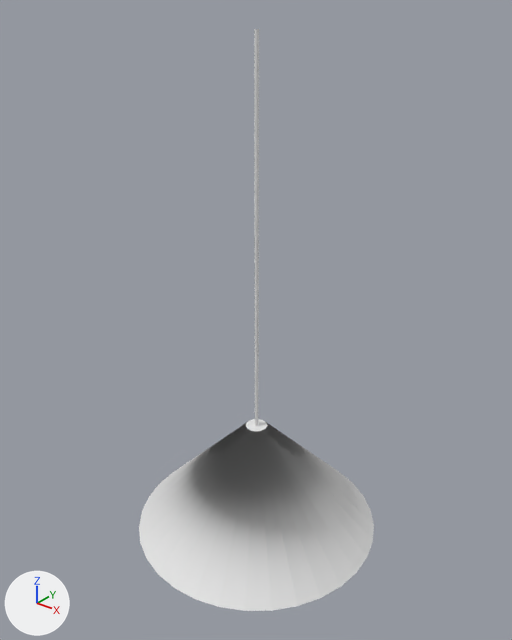
An edit to the FBX model Assets/OurGameStuff/Prefabs/modelsFixedDoor/props/Lamp.fbx, drawn before and after from the same camera.
Before and after are seen from a camera (50 mm lens) standing at (11.24, -14.1, 13.98) and looking at (0.01, -0.06, 5.27). Arrows for +X, +Y and +Z are at lower left; the lights stay in place. Where no turn or scale is listed for an object, it has been applied to the vertices.
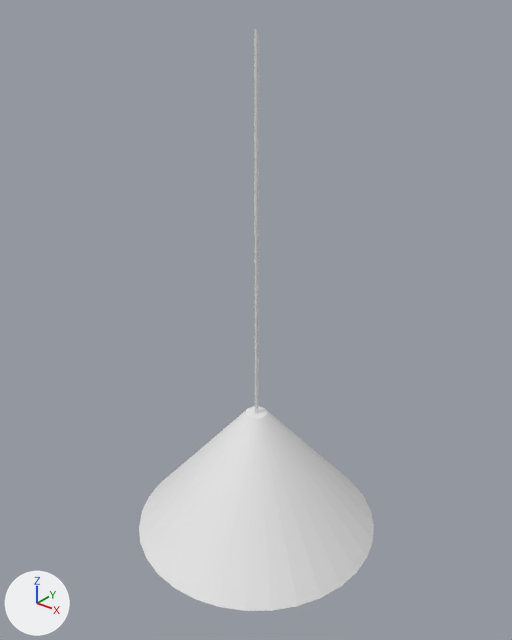
Location of each change, [x1, y1, x2, y2] in pixels of the pictures (512 x 640 px):
part 1 of me_cylinder_002, added: after [139, 406, 374, 611]

What the commit changed:
me_cylinder_002 is used by ob_cylinder_002; location (-0.03, 0.02, 0.91).
me_cylinder_002 had 642 vertices, 612 faces and spanned x -3.8..3.8, y -3.8..3.8, z -2.85..11.93.
me_cylinder_002 now has 674 vertices, 645 faces and spans x -3.8..3.8, y -3.8..3.8, z -2.85..11.93.
Part 1, on me_cylinder_002:
32 vertices are added at x -0.33..0.33, y -0.33..0.33, z 1.23.
33 new faces join them, mat_metal (white #e7e7e7).
